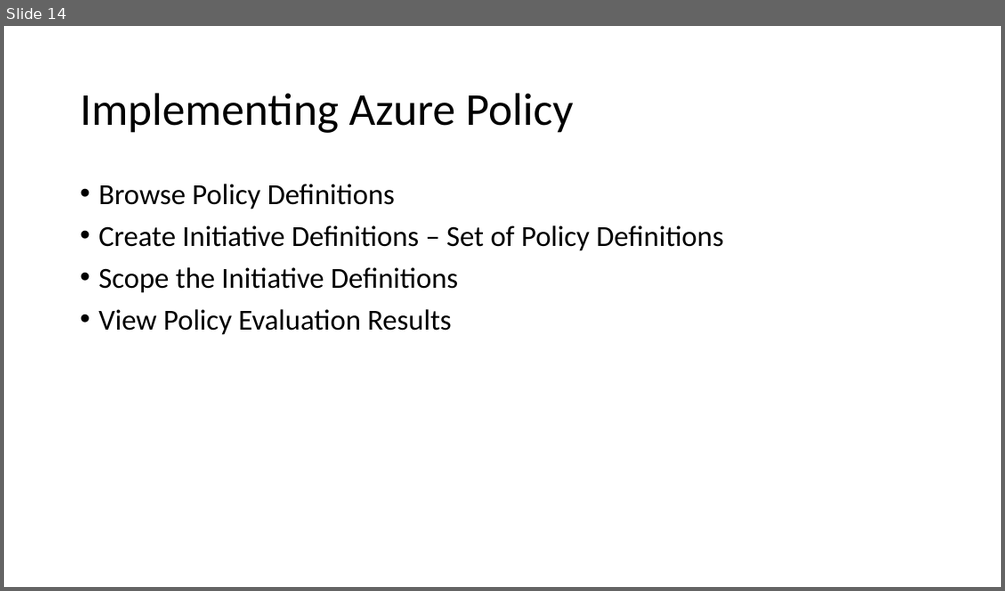
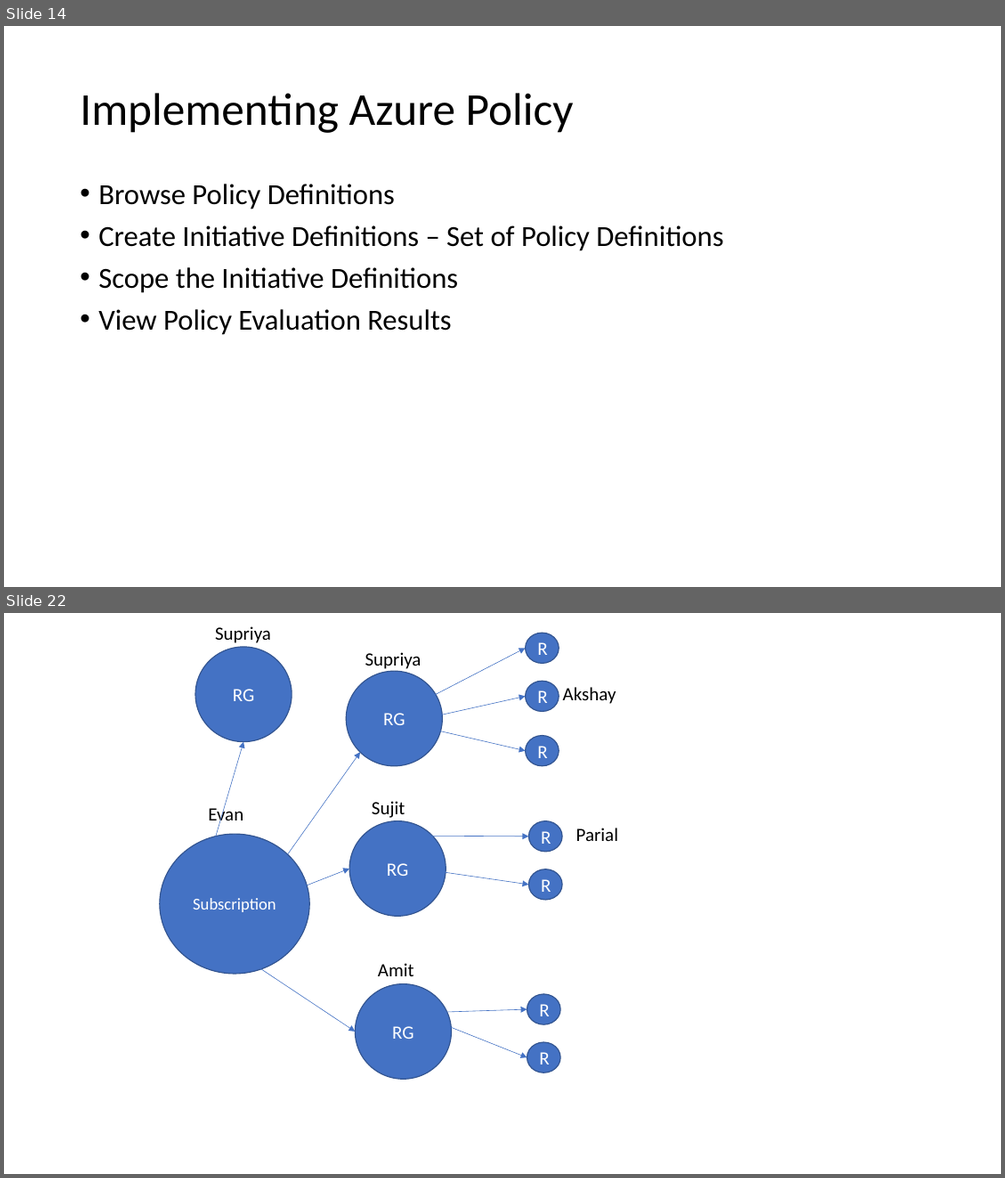
Before and after one commit to adnane-habib/11Feb-AZ104, a slide deck: Governance and Compliance.pptx. Shown one above the other, each under a label of ours: slide 14 before the commit, slides 14 and 22 after it; the slides between them are not shown. The pictures are 1005x591 and 1005x1178 pixels, drawn with LibreOffice and Linux fonts; fonts in the diff are those of the drawing. Boxes give left, top, right and bottom in pixels: in the first picture for what was removed or moved away, otherwise in the second. Text is boxed around its words. In the diff, an @@ line names an element or a change of style, - is before the commit and + after.

```diff
--- a/Governance and Compliance.pptx
+++ b/Governance and Compliance.pptx
@@ slide 22 added at box(4, 613, 1001, 1174), background #FFFFFF @@
@@ text added at box(215, 626, 271, 643), 18 pt, text #000000 @@
+Supriya
@@ ellipse added at box(526, 633, 558, 663), fill #4472C4, outline #325491 1 pt, 18 pt, text #FFFFFF @@
+R
@@ ellipse added at box(195, 647, 291, 742), fill #4472C4, outline #325491 1 pt, 18 pt, text #FFFFFF @@
+RG
@@ text added at box(365, 652, 421, 671), 18 pt, text #000000 @@
+Supriya
@@ arrow added from (413, 706) to (526, 648), #4472C4 0.5 pt @@
@@ ellipse added at box(346, 672, 442, 766), fill #4472C4, outline #325491 1 pt, 18 pt, text #FFFFFF @@
+RG
@@ ellipse added at box(526, 681, 558, 712), fill #4472C4, outline #325491 1 pt, 18 pt, text #FFFFFF @@
+R
@@ text added at box(563, 687, 616, 704), 18 pt, text #000000 @@
+Akshay
@@ arrow added from (427, 718) to (526, 696), #4472C4 0.5 pt @@
@@ arrow added from (209, 859) to (243, 742), #4472C4 0.5 pt @@
@@ arrow added from (438, 730) to (526, 751), #4472C4 0.5 pt @@
@@ ellipse added at box(526, 736, 558, 766), fill #4472C4, outline #325491 1 pt, 18 pt, text #FFFFFF @@
+R
@@ arrow added from (287, 854) to (360, 752), #4472C4 0.5 pt @@
@@ text added at box(208, 805, 243, 827), 18 pt, text #000000 @@
+Evan
@@ ellipse added at box(349, 821, 446, 916), fill #4472C4, outline #325491 1 pt, 18 pt, text #FFFFFF @@
+RG
@@ text added at box(372, 801, 404, 818), 18 pt, text #000000 @@
+Sujit
@@ ellipse added at box(529, 821, 563, 852), fill #4472C4, outline #325491 1 pt, 18 pt, text #FFFFFF @@
+R
@@ ellipse added at box(160, 834, 310, 973), fill #4472C4, outline #325491 1 pt, 16 pt, text #FFFFFF @@
+Subscription
@@ arrow added from (423, 835) to (529, 836), #4472C4 0.5 pt @@
@@ text added at box(576, 827, 618, 841), 18 pt, text #000000 @@
+Parial
@@ arrow added from (306, 886) to (349, 868), #4472C4 0.5 pt @@
@@ arrow added from (426, 869) to (529, 884), #4472C4 0.5 pt @@
@@ ellipse added at box(529, 869, 563, 900), fill #4472C4, outline #325491 1 pt, 18 pt, text #FFFFFF @@
+R
@@ arrow added from (256, 965) to (356, 1031), #4472C4 0.5 pt @@
@@ ellipse added at box(356, 984, 452, 1078), fill #4472C4, outline #325491 1 pt, 18 pt, text #FFFFFF @@
+RG
@@ text added at box(378, 963, 414, 976), 18 pt, text #000000 @@
+Amit
@@ arrow added from (432, 1013) to (526, 1009), #4472C4 0.5 pt @@
@@ ellipse added at box(526, 994, 560, 1024), fill #4472C4, outline #325491 1 pt, 18 pt, text #FFFFFF @@
+R
@@ arrow added from (445, 1025) to (526, 1057), #4472C4 0.5 pt @@
@@ ellipse added at box(526, 1042, 560, 1073), fill #4472C4, outline #325491 1 pt, 18 pt, text #FFFFFF @@
+R
```
Also in this commit, not shown: 7 other slides added.
